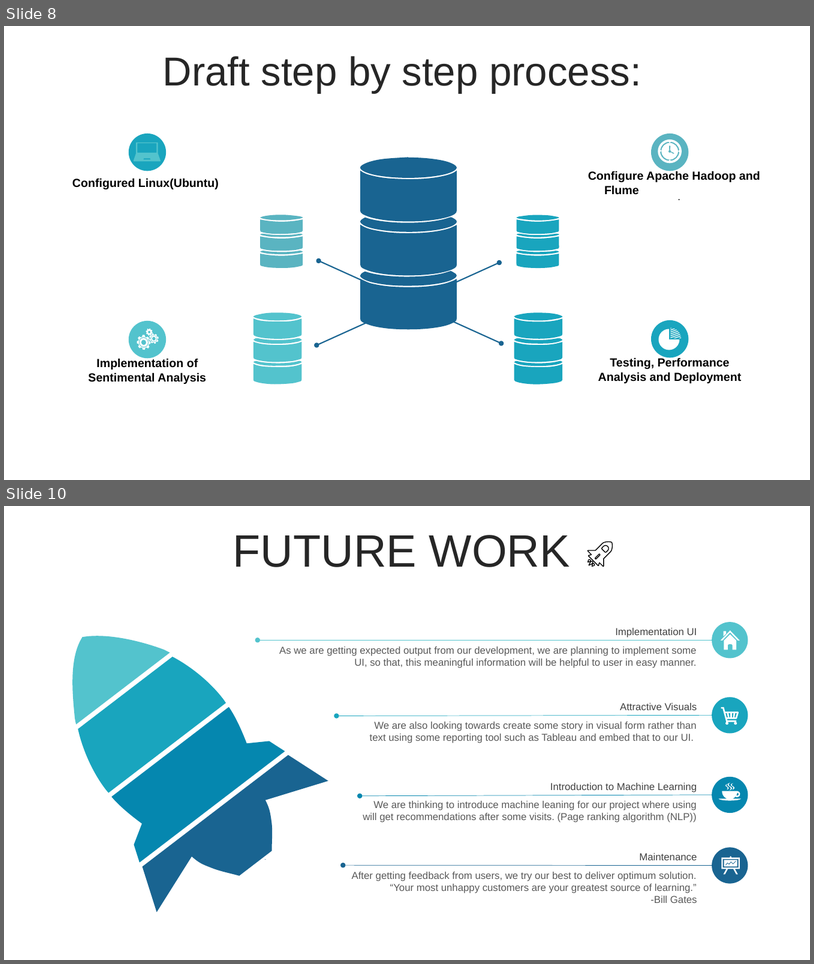
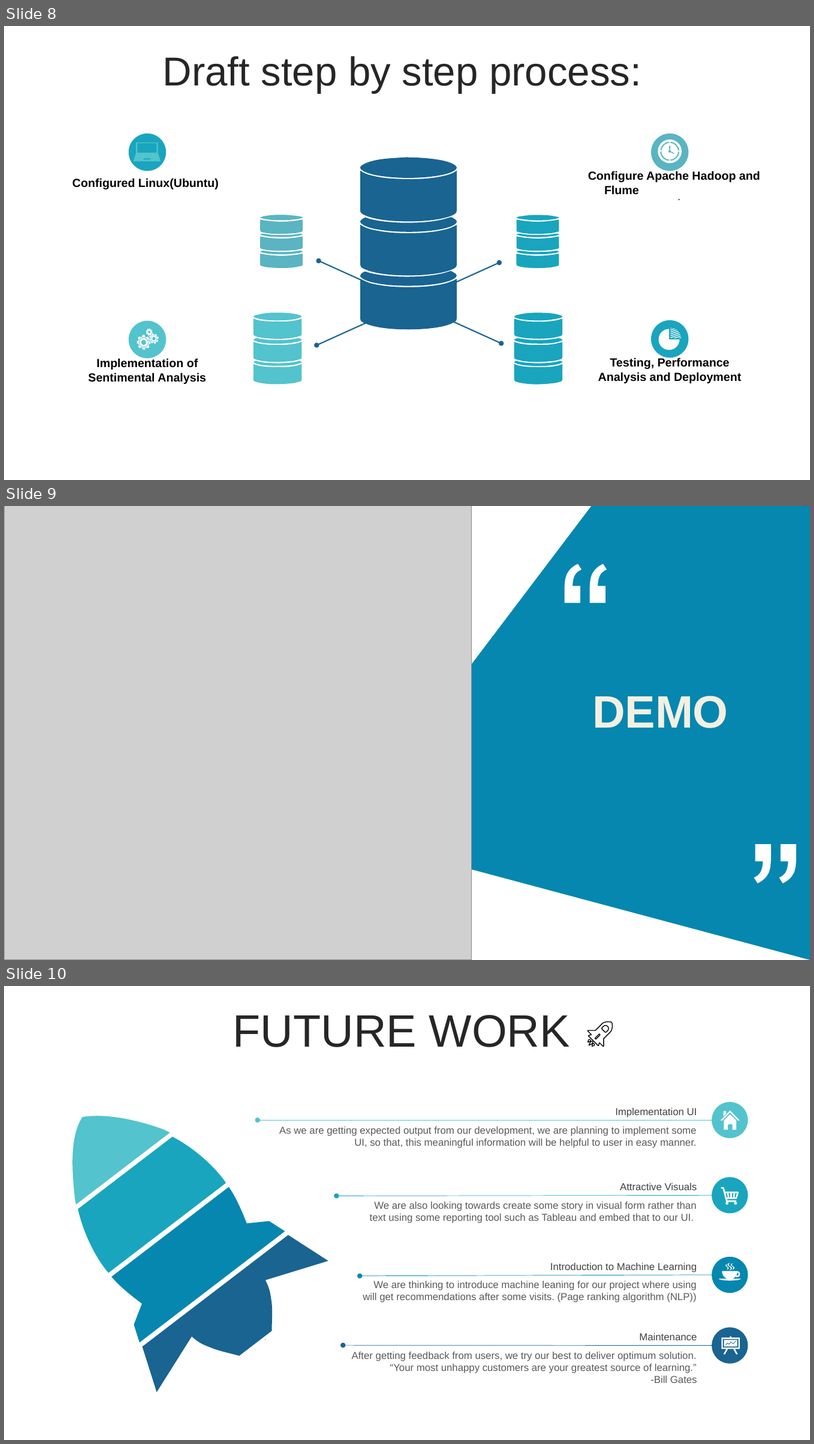
Before and after one commit to Bhavankit07/Twitter-Data-Sentimental-Analysis-using-Hadoop, a slide deck: ADT_PPT_Group-26.pptx. Shown one above the other, each under a label of ours: slides 8 and 10 before the commit, slides 8, 9 and 10 after it; the slides between them are not shown. The pictures are 814x964 and 814x1444 pixels, drawn with LibreOffice and Linux fonts; fonts in the diff are those of the drawing; grey boxes stand for pictures. Boxes give left, top, right and bottom in pixels: in the first picture for what was removed or moved away, otherwise in the second. Text is boxed around its words. In the diff, an @@ line names an element or a change of style, - is before the commit and + after.

```diff
--- a/ADT_PPT_Group-26.pptx
+++ b/ADT_PPT_Group-26.pptx
@@ slide 9 added at [4, 506, 810, 960], background #FFFFFF @@
@@ picture added at [4, 506, 472, 960] @@
@@ freeform shape added at [343, 506, 810, 960], fill #0587AF @@
@@ freeform shape added at [565, 564, 607, 603], fill #FFFFFF @@
@@ text added at [593, 696, 729, 728], 54 pt, text #F4F1E3, bold @@
+DEMO
@@ freeform shape added at [755, 844, 797, 883], fill #FFFFFF @@
```
Also in this commit, not shown: 1 slide changed, 1 slide removed.
